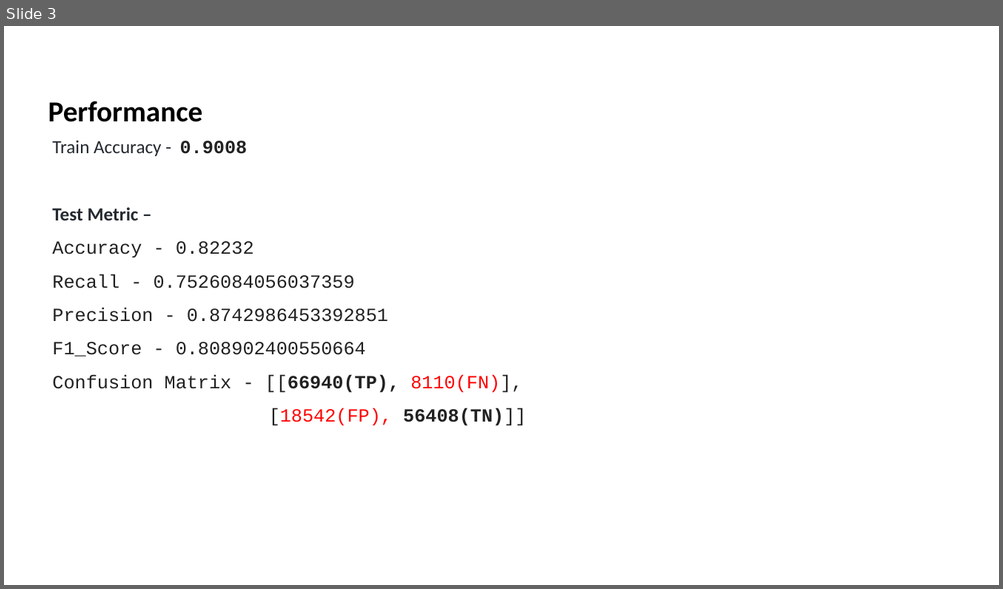
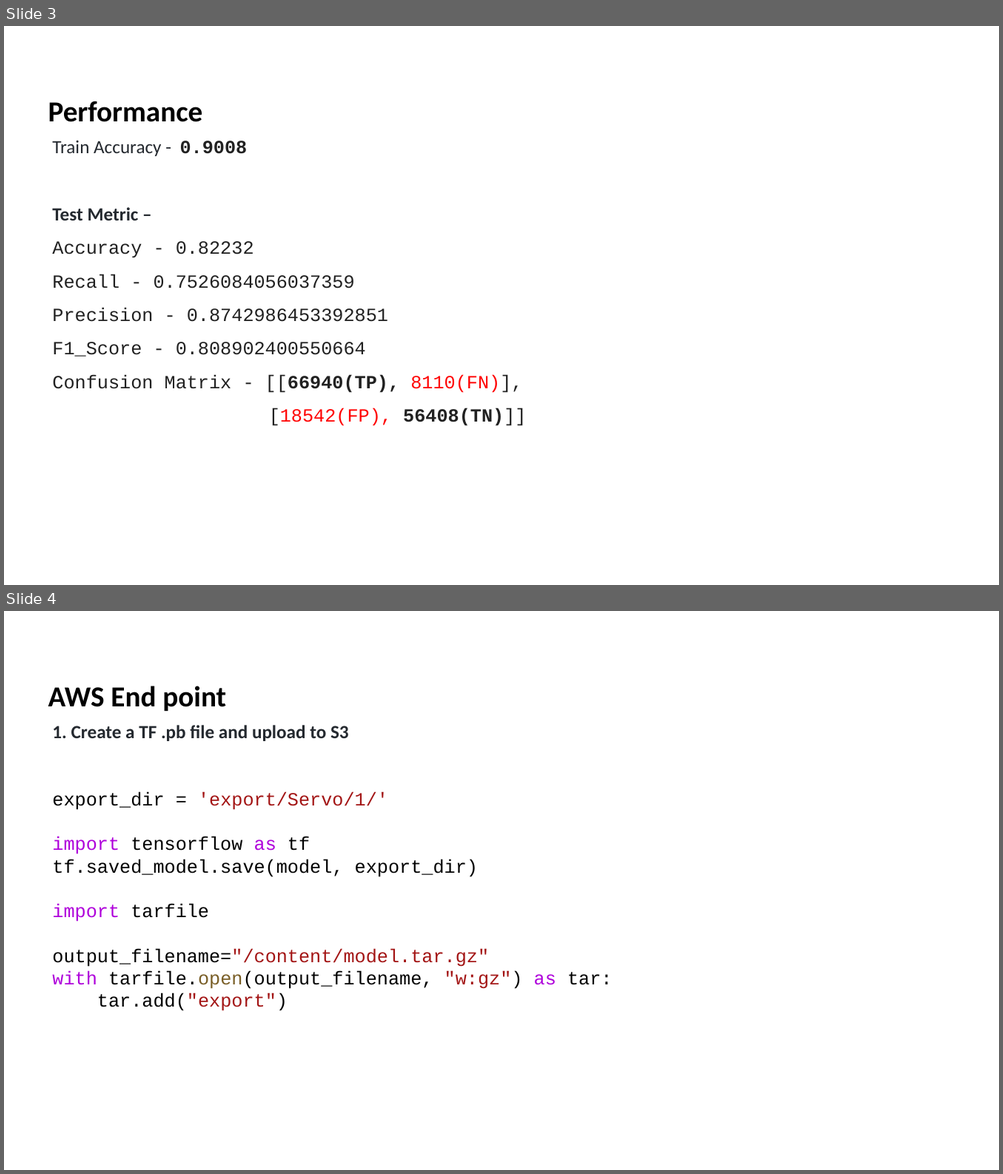
Before and after one commit to abhi5movva/Cyber_AI_Mid_Term, a slide deck: Cyber_sec.pptx. Shown one above the other, each under a label of ours: slide 3 before the commit, slides 3 and 4 after it. The pictures are 1003x589 and 1003x1174 pixels, drawn with LibreOffice and Linux fonts; fonts in the diff are those of the drawing. Boxes give left, top, right and bottom in pixels: in the first picture for what was removed or moved away, otherwise in the second. Text is boxed around its words. In the diff, an @@ line names an element or a change of style, - is before the commit and + after.

```diff
--- a/Cyber_sec.pptx
+++ b/Cyber_sec.pptx
@@ slide 4 added at box(4, 611, 999, 1170), background #FFFFFF @@
@@ text added at box(48, 686, 226, 711), 28 pt, text #000000, bold @@
+AWS End point
@@ text added at box(52, 725, 612, 1011), 18 pt, text #000000 @@
+1. Create a TF .pb file and upload to S3
+export_dir = 'export/Servo/1/'
+import tensorflow as tf
+tf.saved_model.save(model, export_dir)
+import tarfile
+output_filename="/content/model.tar.gz"
+with tarfile.open(output_filename, "w:gz") as tar:
+tar.add("export")
```
Also in this commit, not shown: 1 slide changed, 3 other slides added.
